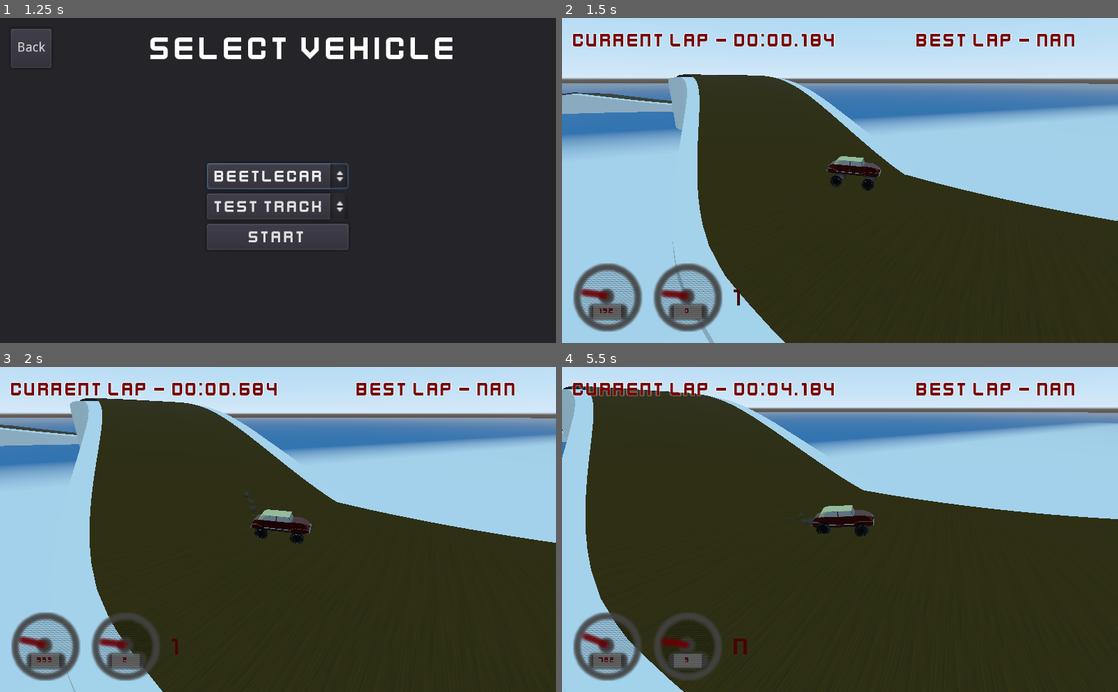
Above: before the commit, frames 1-4 (two rows, left to right).
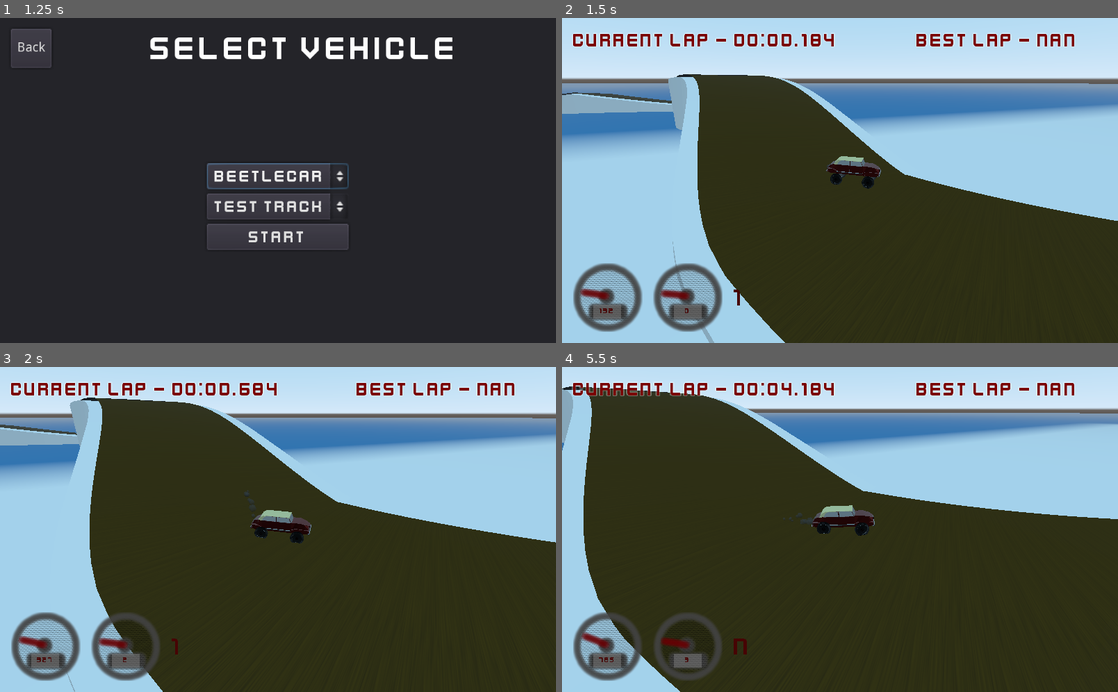
Above: after the commit, the same moments.

Repository: esensar/bugged-racing
Game: Godot game, scene res://menu/main_menu.tscn
The game is run twice, just before and just after one commit, with the same random seed, the same clock (stepped at 60 frames per second) and the same inputs. The engine's default icon, where the game draws it, is replaced by a stand-in: a white triangle on a blue panel in a dark square.
Inputs:
- Up to frame 1 (1.25 s): click "Start" at 0.5 s
- Up to frame 2 (1.5 s): click "Start" at 1.25 s
- Up to frame 3 (2 s): no input
- Up to frame 4 (5.5 s): hold D (steer_right) 2.03-2.78 s; hold C (clutch) 2.03-2.78 s; hold S (brake) 2.78-3.53 s; tap W (throttle) at 2.85, 4.35 s; hold D (steer_right) 3.53-4.28 s; hold C (clutch) 3.53-4.28 s; hold Shift (gear_up) 4.28-5.03 s; hold A (steer_left) from 5.03 s (still down); hold C (clutch) from 5.03 s (still down)

Frame 1 is identical in both runs. In frame 2, less than 0.1% of the frame differs, in the area x 48-57%, y 47-54%; in frame 3, 0.3%; in frame 4, 1.4%, in the area x 0-100%, y 5-100%.

Commit message:
Further tweak vehicles to fit their roles more

Diff:
--- a/vehicles/beetlecar.tscn
+++ b/vehicles/beetlecar.tscn
@@ -11,7 +11,7 @@
 _data = [ Vector2( 0, 0.492045 ), 0.0, 0.0, 0, 0, Vector2( 0.15566, 1 ), 0.0, 0.0, 0, 0, Vector2( 0.212264, 0 ), 0.0, 0 …(481 unchanged characters)…
 
 [sub_resource type="BoxShape" id=1]
-extents = Vector3( 0.417676, 0.42291, 1.58775 )
+extents = Vector3( 0.417676, 0.361785, 1.51891 )
 
 [sub_resource type="AudioStreamGenerator" id=2]
 mix_rate = 5500.0
@@ -42,9 +42,13 @@
 rings = 3
 
 [node name="beetlecar" groups=["car"] instance=ExtResource( 2 )]
-mass = 140.0
+mass = 175.0
 script = ExtResource( 1 )
-EXPECTED_MAX_SPEED = 180.0
+max_steer_angle = 18.0
+max_steer_speed = 75.0
+max_engine_force = 100.0
+max_brake_force = 60.0
+base_engine_pitch = 0.38
 gear_ratios = [ 2.95, 2.2, 1.76, 1.43, 1.25, 1.0 ]
 final_drive = 5.0
 max_rpm = 8000.0
@@ -55,17 +59,23 @@
 [node name="rear_right" parent="." index="0"]
 use_as_traction = true
 wheel_radius = 0.38
-wheel_rest_length = 0.5
-wheel_friction_slip = 4.0
-suspension_travel = 0.5
+wheel_rest_length = 0.35
+wheel_friction_slip = 5.0
+suspension_travel = 0.4
+suspension_stiffness = 8.0
+damping_compression = 0.75
+damping_relaxation = 0.8
 
 [node name="rear_left" parent="." index="3"]
 transform = Transform( 1, 0, 0, 0, 1, -1.50996e-07, 0, 1.50996e-07, 1, 0.621506, 0.375, -0.83483 )
 use_as_traction = true
 wheel_radius = 0.38
-wheel_rest_length = 0.5
-wheel_friction_slip = 4.0
-suspension_travel = 0.5
+wheel_rest_length = 0.35
+wheel_friction_slip = 5.0
+suspension_travel = 0.4
+suspension_stiffness = 8.0
+damping_compression = 0.75
+damping_relaxation = 0.8
 
 [node name="rear_left" parent="rear_left" index="0"]
 transform = Transform( -1, 0, 0, 0, 1, 0, 0, 0, 1, 0, 0, 0 )
@@ -73,23 +83,29 @@
 [node name="front_right" parent="." index="4"]
 use_as_steering = true
 wheel_radius = 0.38
-wheel_rest_length = 0.5
-wheel_friction_slip = 4.0
-suspension_travel = 0.5
+wheel_rest_length = 0.35
+wheel_friction_slip = 5.0
+suspension_travel = 0.4
+suspension_stiffness = 8.0
+damping_compression = 0.75
+damping_relaxation = 0.8
 
 [node name="front_left" parent="." index="5"]
 transform = Transform( 1, 0, 0, 0, 1, -1.50996e-07, 0, 1.50996e-07, 1, 0.621506, 0.375, 1.19336 )
 use_as_steering = true
 wheel_radius = 0.38
-wheel_rest_length = 0.5
-wheel_friction_slip = 4.0
-suspension_travel = 0.5
+wheel_rest_length = 0.35
+wheel_friction_slip = 5.0
+suspension_travel = 0.4
+suspension_stiffness = 8.0
+damping_compression = 0.75
+damping_relaxation = 0.8
 
 [node name="front_left" parent="front_left" index="0"]
 transform = Transform( -1, 0, 0, 0, 1, 0, 0, 0, 1, 0, 0, 0 )
 
 [node name="CollisionShape" type="CollisionShape" parent="." index="6"]
-transform = Transform( 1, 0, 0, 0, 1, 0, 0, 0, 1, 0, 0.843709, 0.205449 )
+transform = Transform( 1, 0, 0, 0, 1, 0, 0, 0, 1, 0, 0.899997, 0.205449 )
 shape = SubResource( 1 )
 
 [node name="engine_sound_player" type="AudioStreamPlayer3D" parent="." index="7"]
--- a/vehicles/bugmobile.tscn
+++ b/vehicles/bugmobile.tscn
@@ -57,6 +57,7 @@
 max_engine_force = 280.0
 max_brake_force = 95.0
 throttle_power = 8000.0
+max_rpm_loss_ps = 2200.0
 base_engine_pitch = 0.65
 gear_ratios = [ 3.5, 2.95, 2.64, 2.0, 1.67, 1.42 ]
 final_drive = 4.36
